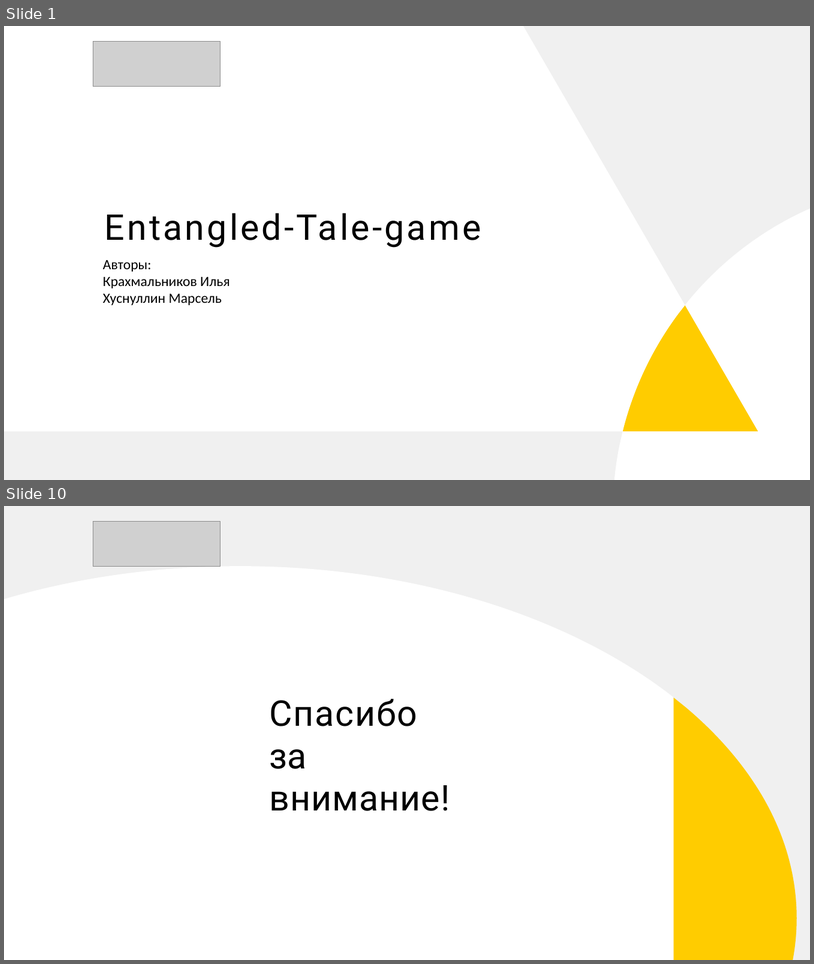
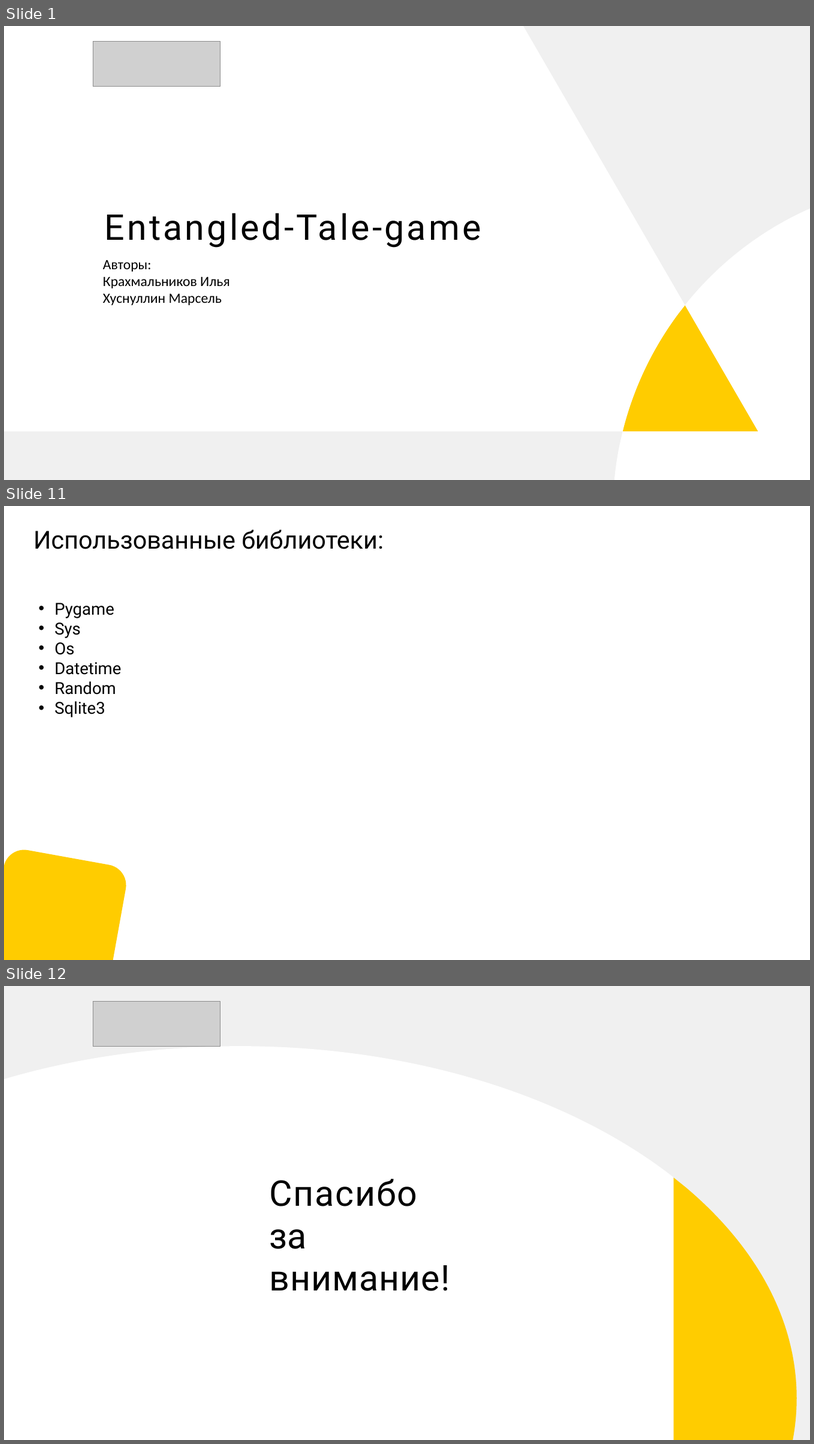
Before and after one commit to mario12508/Entangled-Tale-pygame-project, a slide deck: Презентация.pptx. Shown one above the other, each under a label of ours: slides 1 and 10 before the commit, slides 1, 11 and 12 after it; the slides between them are not shown. The pictures are 814x964 and 814x1444 pixels, drawn with LibreOffice and Linux fonts; fonts in the diff are those of the drawing; grey boxes stand for pictures; background and template pictures are left out. Boxes give left, top, right and bottom in pixels: in the first picture for what was removed or moved away, otherwise in the second. Text is boxed around its words. In the diff, an @@ line names an element or a change of style, - is before the commit and + after.

```diff
--- a/Презентация.pptx
+++ b/Презентация.pptx
@@ slide 11 added at bbox=[4, 506, 810, 960], background #FFFFFF @@
@@ title added at bbox=[33, 529, 384, 549], 42 pt, text #000000 @@
+Использованные библиотеки:
@@ text added at bbox=[54, 603, 121, 717], 28 pt, text #000000 @@
+• Pygame
+• Sys
+• Os
+• Datetime
+• Random
+• Sqlite3
@@ rounded rectangle added at bbox=[4, 846, 130, 960], fill #FFCC00 @@
@@ what was slide 10 is now slide 12 @@
```
Also in this commit, not shown: 8 slides changed, 1 other slide added.
